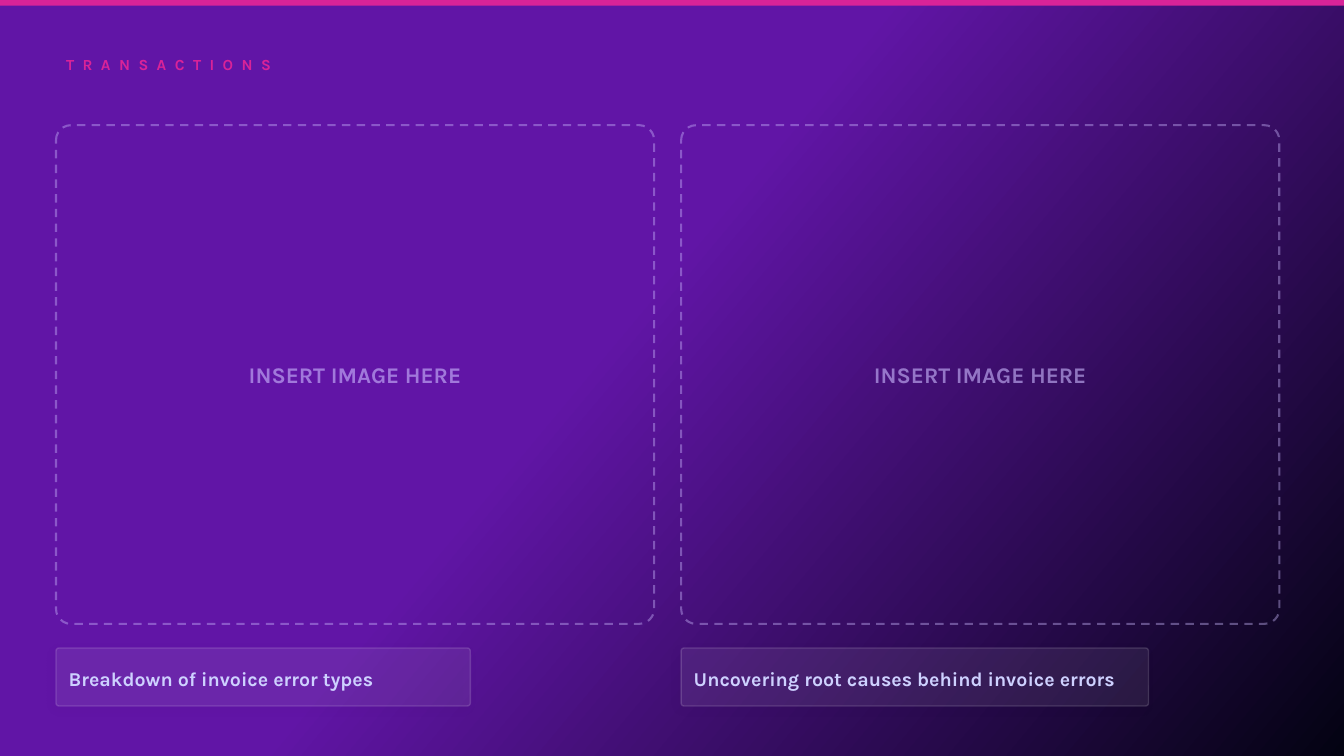
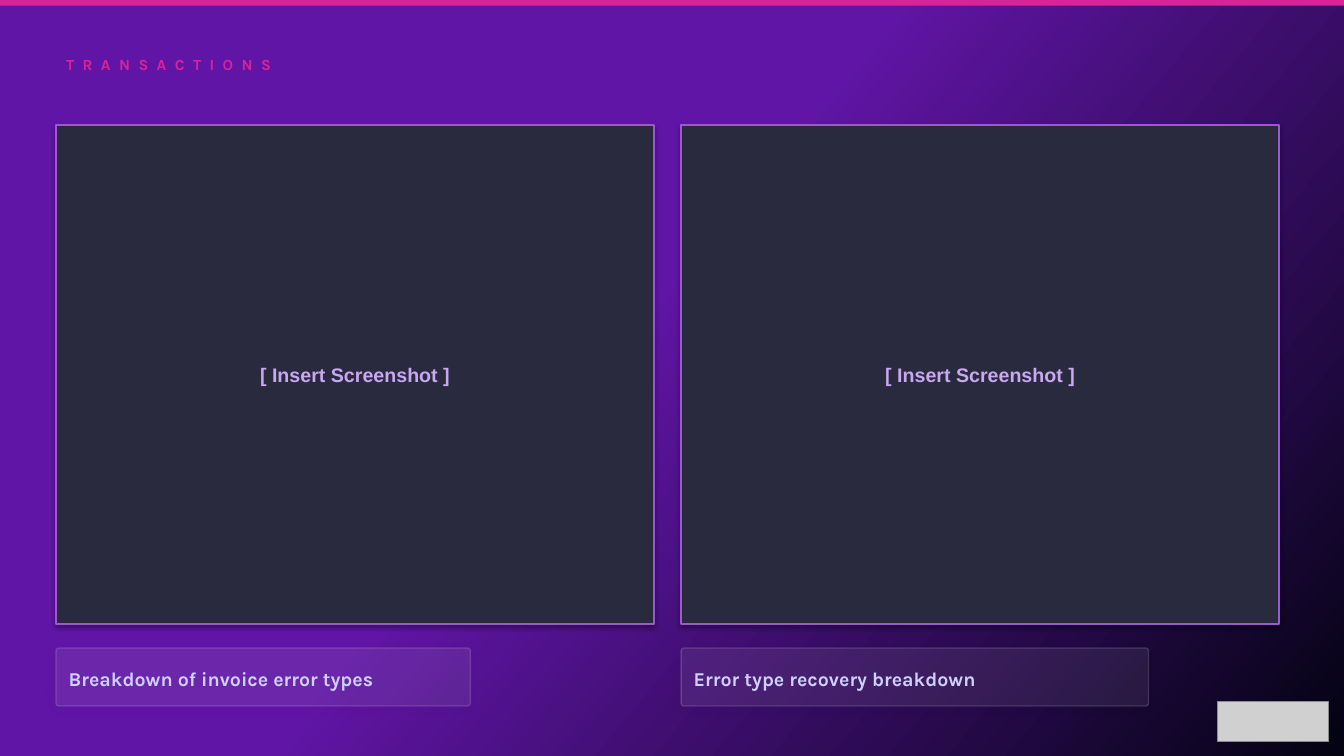
Before and after one commit to oresanniowo-beep/EBR-Gen-v2, a slide deck: slide 17 of EBR_Template.pptx (slide 18 before the commit). Drawn at 1344x756 pixels with LibreOffice and Linux fonts; fonts in the diff are those of the drawing; grey boxes stand for pictures. Boxes give left, top, right and bottom in pixels: in the first picture for what was removed or moved away, otherwise in the second. Text is boxed around its words. In the diff, an @@ line names an element or a change of style, - is before the commit and + after.

```diff
--- a/EBR_Template.pptx
+++ b/EBR_Template.pptx
@@ rectangle "[ Insert Screenshot ]" at (56,125,654,624): rounded rectangle to rectangle; fill none to #2A2A3E; outline #CCBBFF 1.5 pt dashed to #9B59D0 1.5 pt; shadow on @@
@@ rectangle "[ Insert Screenshot ]" at (682,125,1279,624): rounded rectangle to rectangle; fill none to #2A2A3E; outline #CCBBFF 1.5 pt dashed to #9B59D0 1.5 pt; shadow on @@
@@ text in rectangle at (272,368,438,382): text changed; size 16 to 14 pt; font Karla to Arial; text colour #CCBBFF at 60% opacity to #C8A8F0 @@
-INSERT IMAGE HERE
+[ Insert Screenshot ]
@@ text in rectangle at (897,368,1063,382): text changed; size 16 to 14 pt; font Karla to Arial; text colour #CCBBFF at 60% opacity to #C8A8F0 @@
-INSERT IMAGE HERE
+[ Insert Screenshot ]
@@ text at (694,672,975,691): text changed @@
-Uncovering root causes behind invoice errors
+Error type recovery breakdown
@@ picture added at (1218,702,1329,741) @@
```
Also in this commit, not shown: 28 other slides changed, 10 slides added, 10 slides removed.
